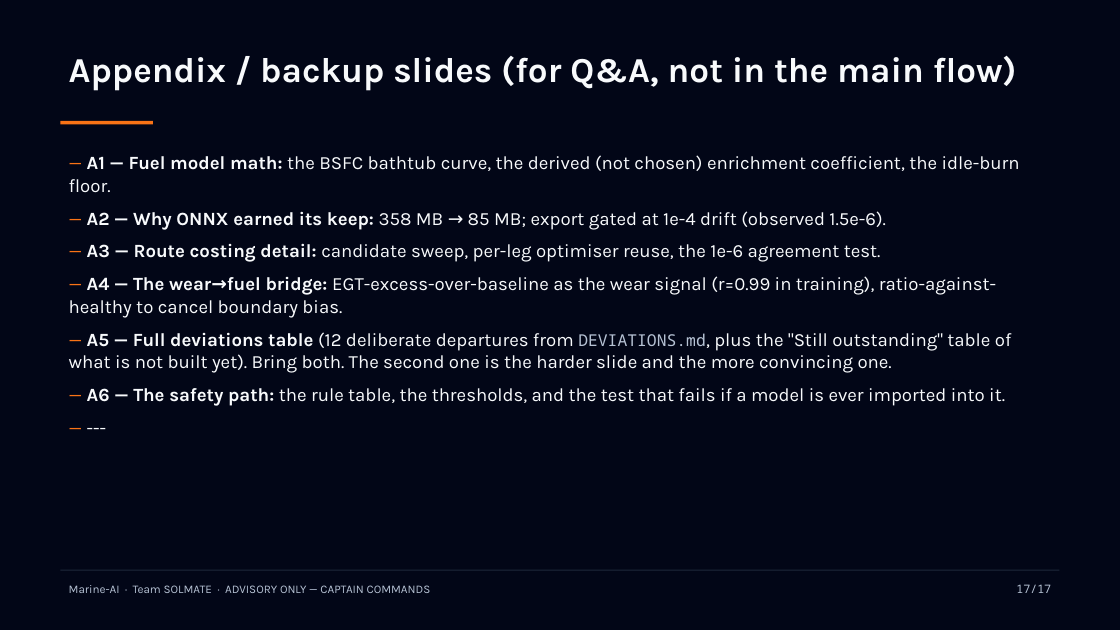
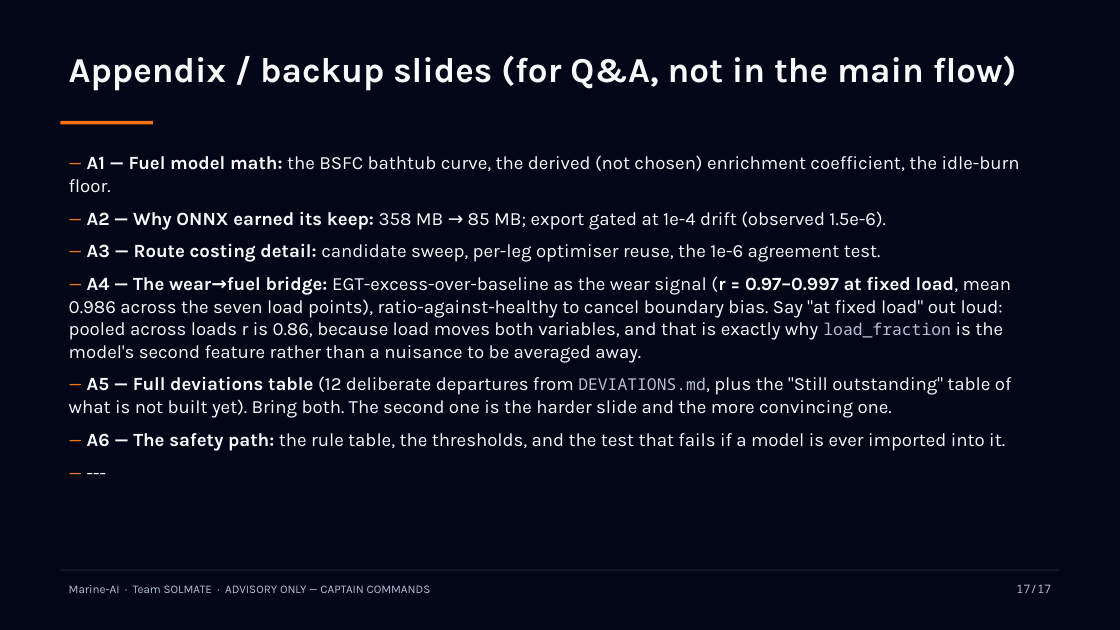
Before and after one commit to JustineSalinas/AIHackathon2026_SOLMATE_MARINE-AI, a slide deck: slide 18 of docs/Marine-AI-Pitch-Deck.pptx. Drawn at 1120x630 pixels with LibreOffice and Linux fonts; fonts in the diff are those of the drawing. Boxes give left, top, right and bottom in pixels: in the first picture for what was removed or moved away, otherwise in the second. Text is boxed around its words. In the diff, an @@ line names an element or a change of style, - is before the commit and + after.

```diff
--- a/docs/Marine-AI-Pitch-Deck.pptx
+++ b/docs/Marine-AI-Pitch-Deck.pptx
@@ text at [69, 276, 1011, 363]: text changed @@
-— A4 — The wear→fuel bridge: EGT-excess-over-baseline as the wear signal (r=0.99 in training), ratio-against-healthy to cancel boundary bias.
+— A4 — The wear→fuel bridge: EGT-excess-over-baseline as the wear signal (r = 0.97–0.997 at fixed load, mean 0.986 across the seven load points), ratio-against-healthy to cancel boundary bias. Say "at fixed load" out loud: pooled across loads r is 0.86, because load moves both variables, and that is exactly why load_fraction is the model's second feature rather than a nuisance to be averaged away.
```
Also in this commit, not shown: 1 other slide changed, 6 other files.
